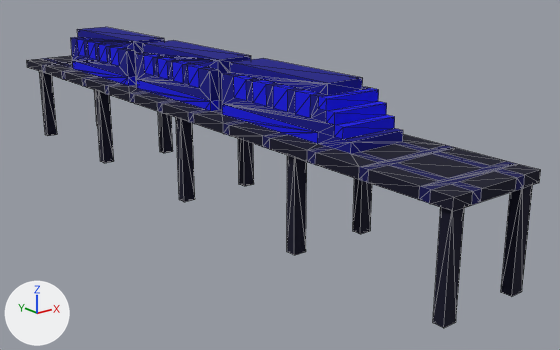
Before and after pictures for a commit that changed the OBJ model Modelos_obj/Transportes/tren.obj.
Camera for both pictures: a 50 mm camera at (-13.4, -20.4, 7.9) aimed at (1.5, -1.8, 0.4). Arrows for +X, +Y and +Z are at lower left; the lights stay in place. Mesh edges are drawn as thin lines. Where no turn or scale is listed for an object, it has been applied to the vertices. Vertices at the same position are counted once.

The first picture shows 'Untitled'.
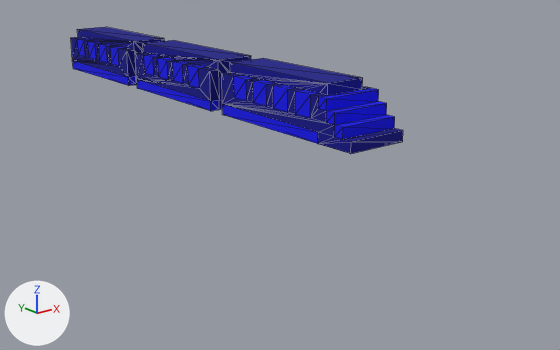
Changed parts and their boxes (x1, y1, x2, y2) in the pictures (560 x 350 px):
'Untitled', reshaped (35% narrower, 58% shorter): before (27, 27, 541, 328); after (71, 27, 403, 154)
part 1 of me_untitled, cut back: before (27, 56, 541, 328)

The edits, one by one:
me_untitled is used by ob_untitled; location (0.0, 0.0, 0.0).
me_untitled had 656 vertices, 1352 faces and spanned x -1.5..1.5, y -11.1..11.3, z -0.2..4.3.
me_untitled now has 298 vertices, 636 faces and spans x -0.9..0.9, y -7.5..8.1, z 2.8..4.3.
me_untitled part 1: 366 vertices removed from x -1.5..1.5, y -11.1..11.3, z -0.2..2.8; 8 vertices added at x -0.6..0.6, y -7.2..2.4, z 2.8.
